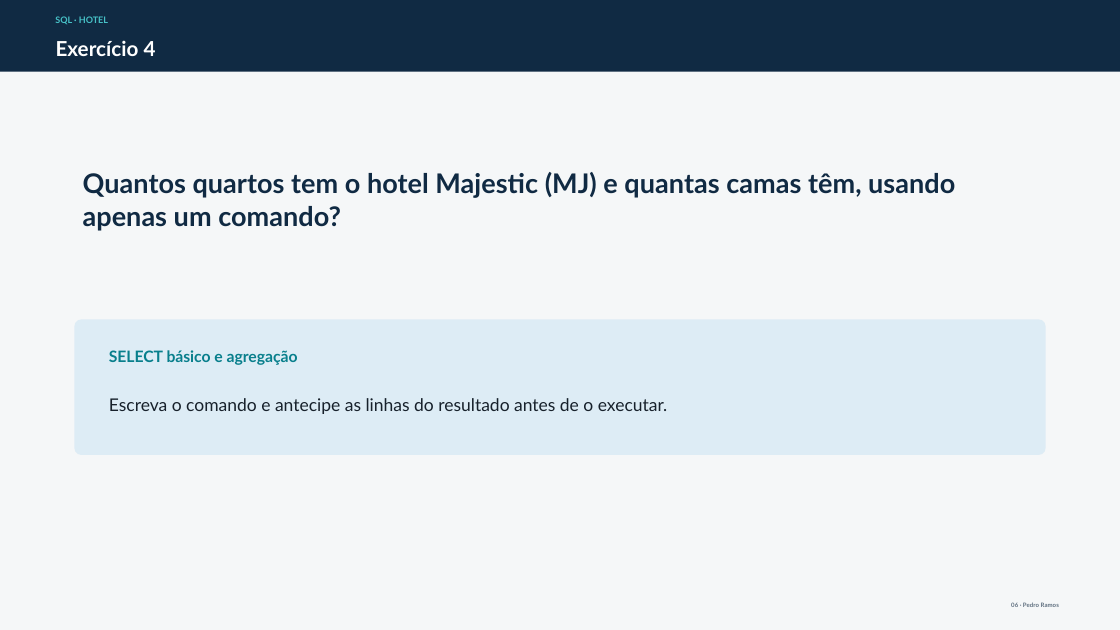
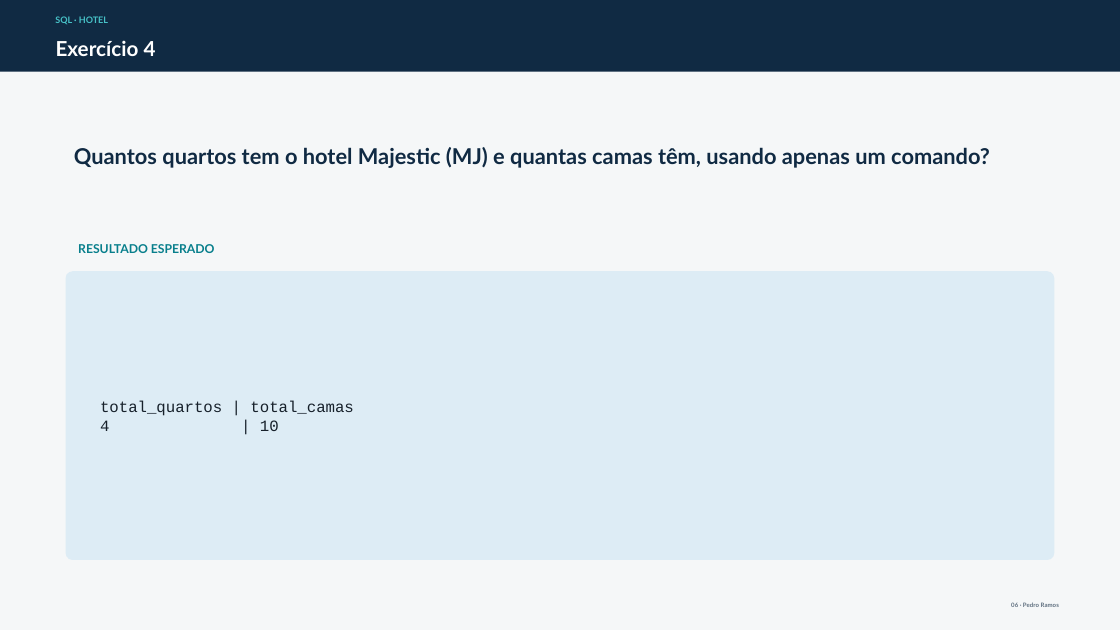
Before and after one commit to pnramos-iscte/docker, a slide deck: slide 6 of docs/exercicios-select-hotel/Exercicios_SELECT_Hotel_slides.pptx. Drawn at 1120x630 pixels with LibreOffice and Linux fonts; fonts in the diff are those of the drawing. Boxes give left, top, right and bottom in pixels: in the first picture for what was removed or moved away, otherwise in the second. Text is boxed around its words. In the diff, an @@ line names an element or a change of style, - is before the commit and + after.

Commit message:
Add no-WITH hotel solutions and expected slide results

```diff
--- a/docs/exercicios-select-hotel/Exercicios_SELECT_Hotel_slides.pptx
+++ b/docs/exercicios-select-hotel/Exercicios_SELECT_Hotel_slides.pptx
@@ text "Quantos quartos tem o hotel ...": place and size @@
-text "Quantos quartos tem o hotel ..." at bbox=[83, 172, 955, 231]
+text "Quantos quartos tem o hotel ..." at bbox=[74, 147, 990, 168]
@@ text "Quantos quartos tem o hotel ..." at bbox=[74, 147, 990, 168]: size 23.2 to 18.8 pt @@
@@ text added at bbox=[78, 244, 215, 253], 10.5 pt, text #087F8C, bold @@
+RESULTADO ESPERADO
@@ rounded rectangle: place and size @@
-rounded rectangle at bbox=[75, 319, 1046, 455]
+rounded rectangle at bbox=[66, 271, 1054, 560]
@@ rounded rectangle at bbox=[66, 271, 1054, 560]: proportions changed @@
@@ text removed at bbox=[109, 350, 298, 365] @@
-SELECT básico e agregação
@@ text at bbox=[100, 400, 353, 431]: text changed; size 15 to 13.5 pt; font Lato to Courier New @@
-Escreva o comando e antecipe as linhas do resultado antes de o executar.
+total_quartos | total_camas
+4 | 10
```
Also in this commit, not shown: 19 other slides changed, 2 other files.
